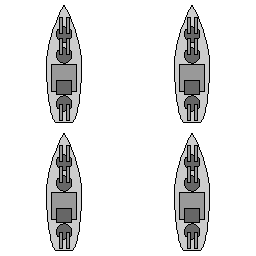
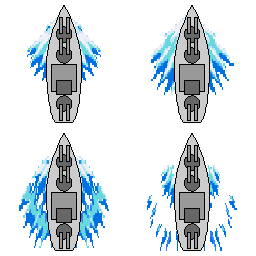
Comparing the layer stacks of the two 256 × 256 images. Changes:
added layer "Layer 5" above "Layer 6" over [27, 18, 101, 81]
added layer "Layer 6" above "Layer 7" over [151, 15, 234, 95]
added layer "Layer 7" above "Layer 8" over [19, 156, 109, 248]
added layer "Layer 8" above "Layer 3" over [147, 165, 237, 251]
